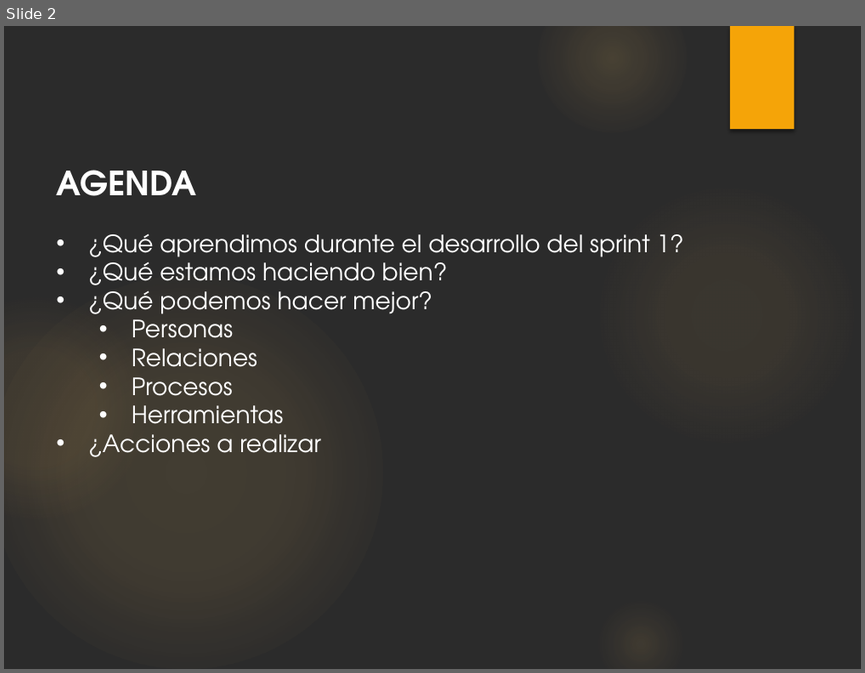
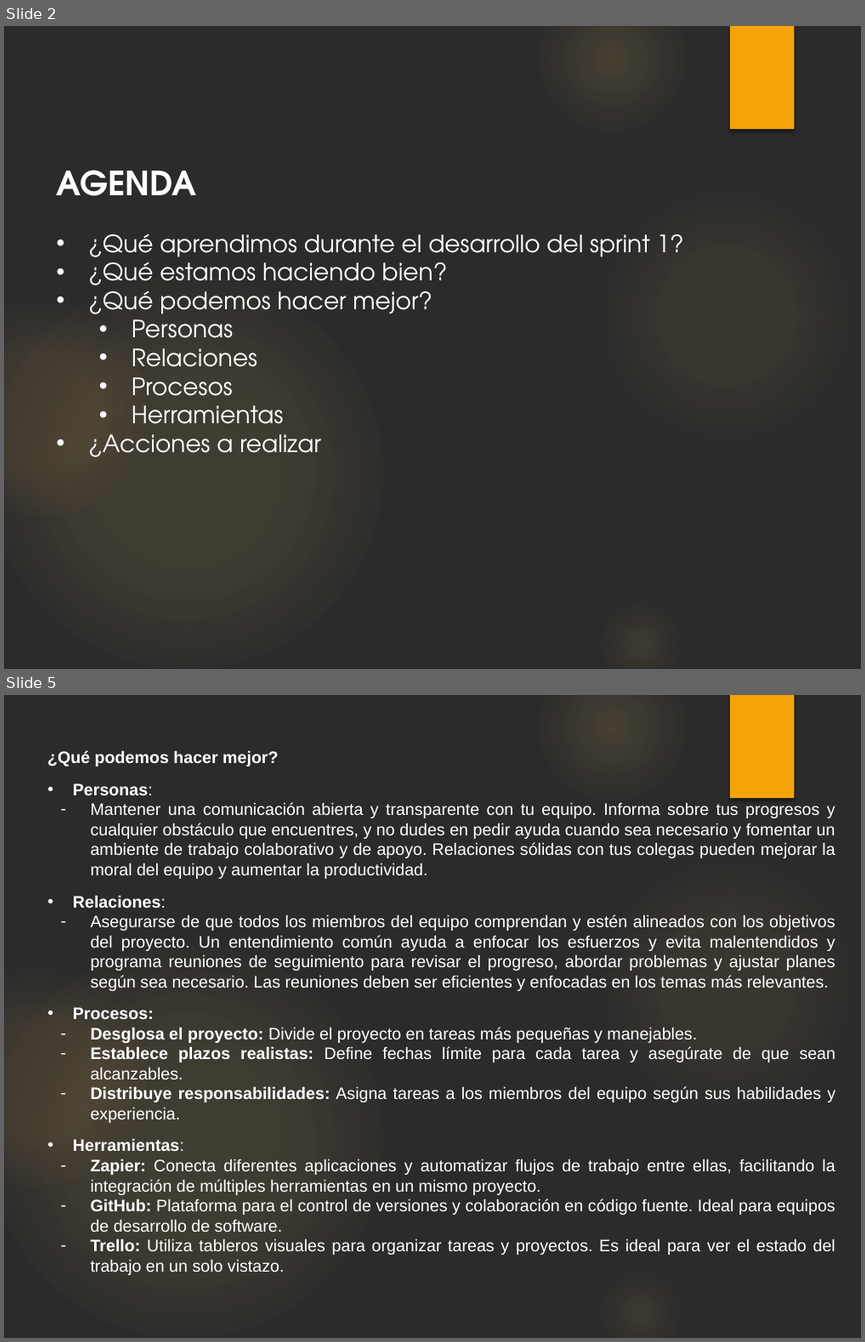
Before and after one commit to chrishvk/Modulo---Informes--TP2, a slide deck: Docs/INSPECCIÓN 3/16052024 - 9. Retrospectiva del Sprint 1.pptx. Shown one above the other, each under a label of ours: slide 2 before the commit, slides 2 and 5 after it; the slides between them are not shown. The pictures are 865x673 and 865x1342 pixels, drawn with LibreOffice and Linux fonts; fonts in the diff are those of the drawing; background and template pictures are left out; a plain dark background stands for a picture behind light text. Boxes give left, top, right and bottom in pixels: in the first picture for what was removed or moved away, otherwise in the second. Text is boxed around its words. In the diff, an @@ line names an element or a change of style, - is before the commit and + after.

```diff
--- a/Docs/INSPECCIÓN 3/16052024 - 9. Retrospectiva del Sprint 1.pptx
+++ b/Docs/INSPECCIÓN 3/16052024 - 9. Retrospectiva del Sprint 1.pptx
@@ slide 5 added at <box>4,695,861,1338</box>, background picture (left out); not listed: 6 template elements that a slide beside it also shows @@
@@ text added at <box>47,750,836,1275</box>, 14 pt, text #FFFFFF @@
+¿Qué podemos hacer mejor?
+  • Personas:
+– Mantener una comunicación abierta y transparente con tu equipo. Informa sobre tus progresos y cualquier obstáculo que encuentres, y no dudes en pedir ayuda cuando sea necesario y fomentar un ambiente de trabajo colaborativo y de apoyo. Relaciones sólidas con tus colegas pueden mejorar la moral del equipo y aumentar la productividad.
+  • Relaciones:
+– Asegurarse de que todos los miembros del equipo comprendan y estén alineados con los objetivos del proyecto. Un entendimiento común ayuda a enfocar los esfuerzos y evita malentendidos y programa reuniones de seguimiento para revisar el progreso, abordar problemas y ajustar planes según sea necesario. Las reuniones deben ser eficientes y enfocadas en los temas más relevantes.
+  • Procesos:
+– Desglosa el proyecto: Divide el proyecto en tareas más pequeñas y manejables.
+– Establece plazos realistas: Define fechas límite para cada tarea y asegúrate de que sean alcanzables.
+– Distribuye responsabilidades: Asigna tareas a los miembros del equipo según sus habilidades y experiencia.
+  • Herramientas:
+– Zapier: Conecta diferentes aplicaciones y automatizar flujos de trabajo entre ellas, facilitando la integración de múltiples herramientas en un mismo proyecto.
+– GitHub: Plataforma para el control de versiones y colaboración en código fuente. Ideal para equipos de desarrollo de software.
+– Trello: Utiliza tableros visuales para organizar tareas y proyectos. Es ideal para ver el estado del trabajo en un solo vistazo.
```
Also in this commit, not shown: 1 slide changed, 2 other slides added, 3 slides removed, 3 other files.
